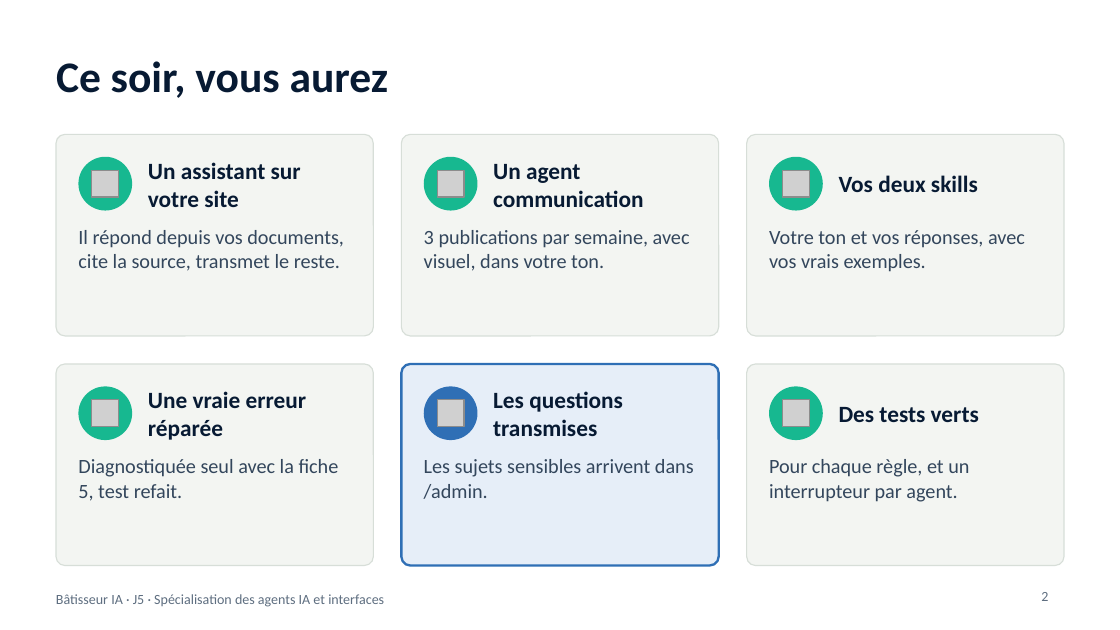
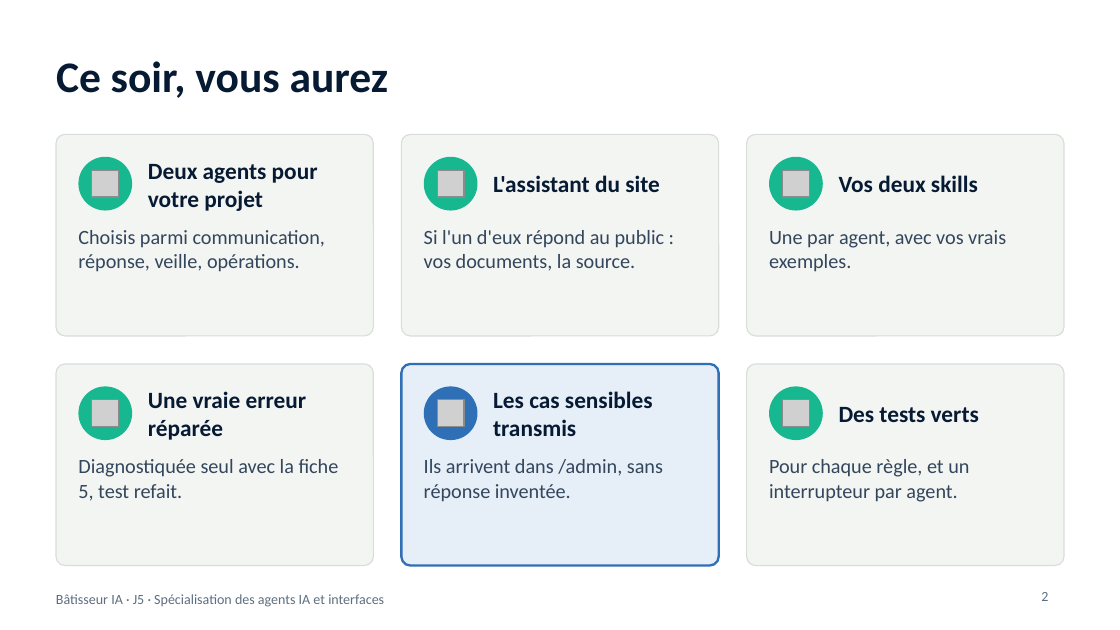
Before and after one commit to benyG/cisspbootcamp, a slide deck: slide 2 of content/library/files/Batisseur-IA-J5.pptx. Drawn at 1120x630 pixels with LibreOffice and Linux fonts; fonts in the diff are those of the drawing; grey boxes stand for pictures. Boxes give left, top, right and bottom in pixels: in the first picture for what was removed or moved away, otherwise in the second. Text is boxed around its words. In the diff, an @@ line names an element or a change of style, - is before the commit and + after.

```diff
--- a/content/library/files/Batisseur-IA-J5.pptx
+++ b/content/library/files/Batisseur-IA-J5.pptx
@@ text at [148, 164, 318, 211]: text changed @@
-Un assistant sur votre site
+Deux agents pour votre projet
@@ text at [493, 175, 660, 192]: text changed @@
-Un agent communication
+L'assistant du site
@@ text at [78, 230, 325, 272]: text changed @@
-Il répond depuis vos documents, cite la source, transmet le reste.
+Choisis parmi communication, réponse, veille, opérations.
@@ text at [424, 230, 665, 271]: text changed @@
-3 publications par semaine, avec visuel, dans votre ton.
+Si l'un d'eux répond au public : vos documents, la source.
@@ text at [769, 230, 1006, 272]: text changed @@
-Votre ton et vos réponses, avec vos vrais exemples.
+Une par agent, avec vos vrais exemples.
@@ text at [493, 391, 653, 436]: text changed @@
-Les questions transmises
+Les cas sensibles transmis
@@ text at [424, 459, 663, 502]: text changed @@
-Les sujets sensibles arrivent dans /admin.
+Ils arrivent dans /admin, sans réponse inventée.
```
Also in this commit, not shown: 11 other slides changed, 1 slide added, 6 other files.
